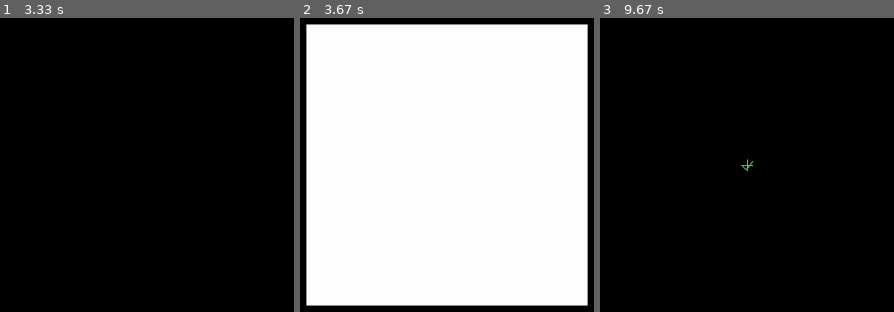
Above: before the commit, frames 1-3 (left to right).
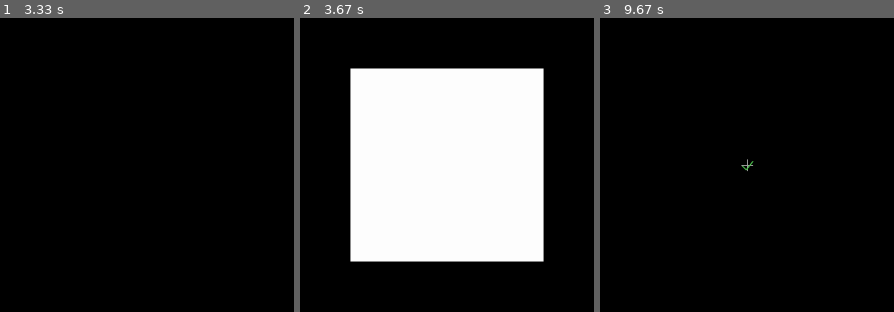
Above: after the commit, the same moments.

Repository: eleweek/EEG_entrainment
Game: pygame game, started from scripts/run_trials.py
The game is run twice, just before and just after one commit, with the same random seed, the same clock (stepped at 60 frames per second) and the same inputs.
Inputs:
- Up to frame 1 (3.33 s): hold Right 1.83-2.3 s
- Up to frame 2 (3.67 s): no input
- Up to frame 3 (9.67 s): hold Right from 9.63 s (still down)

Frame 1 is identical in both runs. In frame 2, 49% of the frame differs, in the area x 2-98%, y 2-98%; in frame 3, nothing differs.

Commit message:
Make aperture and flicker the same size

Diff:
--- a/scripts/run_trials.py
+++ b/scripts/run_trials.py
@@ -126,7 +126,9 @@
     screen = pygame.display.set_mode((W,H),
         flags=pygame.SCALED|pygame.FULLSCREEN|pygame.DOUBLEBUF|pygame.HWSURFACE, vsync=1)
 
-    flick_side = 600
+    # Aperture and flicker are the same size for now
+    # But keeping them as separate rectangles allows for potential customization
+    flick_side = 412
     ap_side = 412
     flick_r = pygame.Rect((W-flick_side)//2,(H-flick_side)//2,flick_side,flick_side)
     ap_r    = pygame.Rect((W-ap_side)//2,(H-ap_side)//2,ap_side,ap_side)
